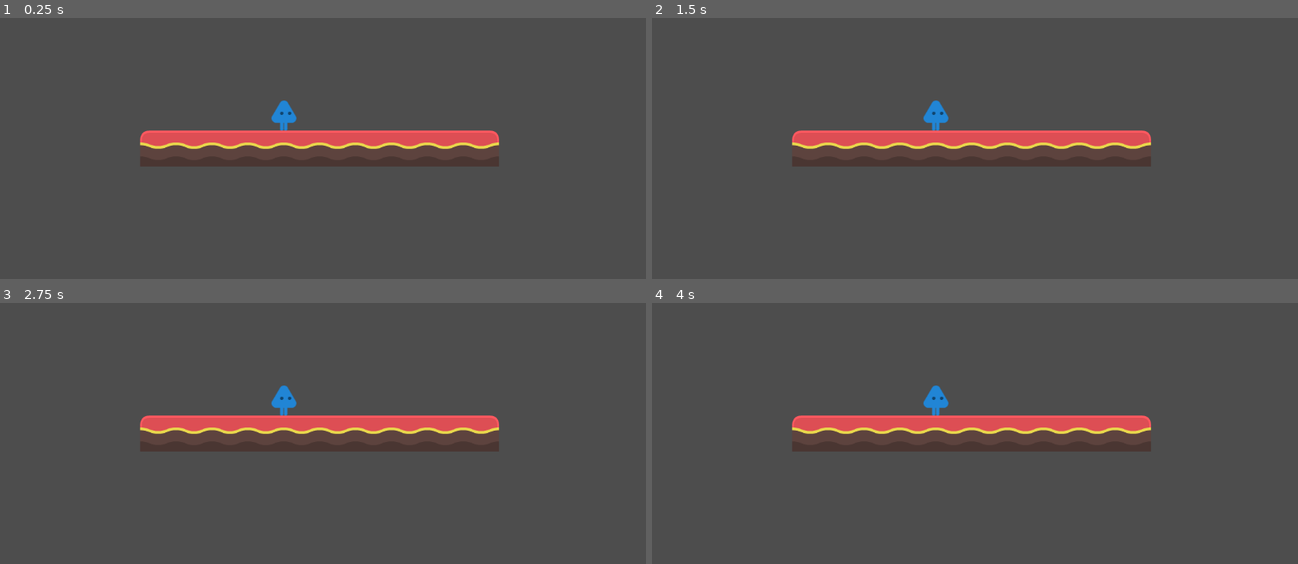
Above: before the commit, frames 1-4 (two rows, left to right).
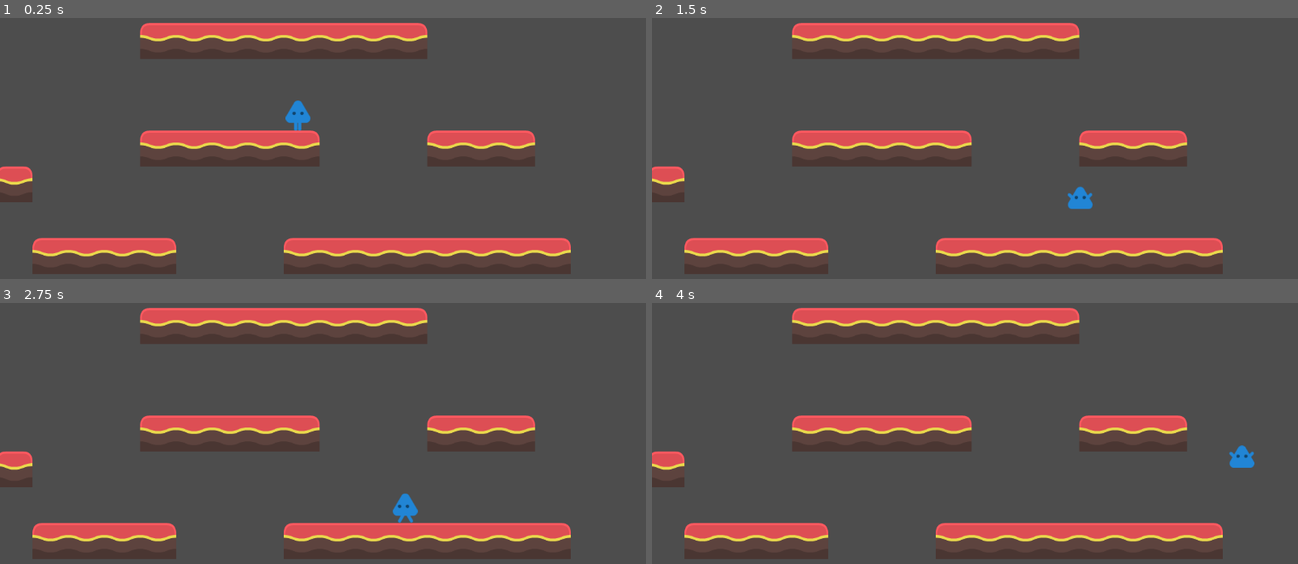
Above: after the commit, the same moments.

Repository: adsuttman/GDTest2
Game: Godot game, scene res://game.tscn
The game is run twice, just before and just after one commit, with the same random seed, the same clock (stepped at 60 frames per second) and the same inputs.
Inputs:
- Up to frame 1 (0.25 s): no input
- Up to frame 2 (1.5 s): tap Enter at 0.5 s; hold D (right, bound only after the commit) from 0.53 s (still down); tap Space (jump, bound only after the commit) at 0.6, 0.77, 1.07, 1.35 s
- Up to frame 3 (2.75 s): tap Space (jump, bound only after the commit) at 1.52, 1.82, 2.1 s; release D (right, bound only after the commit) at 2.03 s; hold A (left, bound only after the commit) from 2.03 s (still down)
- Up to frame 4 (4 s): release A (left, bound only after the commit) at 2.78 s; hold D (right, bound only after the commit) from 2.78 s (still down); tap Space (jump, bound only after the commit) at 2.85, 3.02, 3.32, 3.6, 3.77 s

The runs differ from the first frame. In frame 1, 13% of the frame differs, in the area x 0-89%, y 1-98%; in frame 2, 14%; in frame 3, 14%; in frame 4, 14%.

Commit message:
added state machine to manage player movement and organized files

Diff:
--- /dev/null
+++ b/Resources/Player/States/idle.gd
@@ -0,0 +1,28 @@
+extends PlayerState
+
+@export var jump_node: NodePath
+@export var fall_node: NodePath
+@export var walk_node: NodePath
+
+@onready var jump_state: PlayerState = get_node(jump_node)
+@onready var fall_state: PlayerState = get_node(fall_node)
+@onready var walk_state: PlayerState = get_node(walk_node)
+
+func enter() -> void:
+	player.change_animation(animation_name)
+	player.velocity.x = 0
+
+func input(event: InputEvent) -> BaseState:
+	if Input.is_action_just_pressed("left") or Input.is_action_just_pressed("right"):
+		return walk_state
+	elif Input.is_action_just_pressed("jump"):
+		return jump_state
+	return null
+
+func physics_process(delta: float) -> BaseState:
+	player.velocity.y += player.gravity
+	player.move_and_slide()
+
+	if !player.is_on_floor():
+		return fall_state
+	return null
--- /dev/null
+++ b/Resources/Player/States/player_state.gd
@@ -0,0 +1,14 @@
+extends BaseState
+class_name PlayerState
+
+@export var animation_name: String
+var player: Player
+
+func input(event:InputEvent) -> BaseState:
+	return null
+
+func process(delta: float) -> BaseState:
+	return null
+
+func physics_process(delta: float) -> BaseState:
+	return null
--- /dev/null
+++ b/Resources/Player/States/walk.gd
@@ -0,0 +1,45 @@
+extends PlayerState
+
+@export var walk_speed: float = 200
+
+@export var jump_node: NodePath
+@export var fall_node: NodePath
+@export var idle_node: NodePath
+
+@onready var jump_state: PlayerState = get_node(jump_node)
+@onready var fall_state: PlayerState = get_node(fall_node)
+@onready var idle_state: PlayerState = get_node(idle_node)
+
+func enter() -> void:
+	player.change_animation(animation_name)
+
+func input(event: InputEvent) -> BaseState:
+	if Input.is_action_just_pressed("jump"):
+		return jump_state
+	return null
+
+func physics_process(delta: float) -> BaseState:
+	if !player.is_on_floor():
+		return fall_state
+
+	var move = get_movement_input()
+	if move < 0:
+		player.animations.flip_h = true
+	elif move > 0:
+		player.animations.flip_h = false
+
+	player.velocity.y += player.gravity
+	player.velocity.x = move * walk_speed
+	player.move_and_slide()
+
+	if move == 0:
+		return idle_state
+
+	return null
+
+func get_movement_input() -> int:
+	if Input.is_action_pressed("left"):
+		return -1
+	elif Input.is_action_pressed("right"):
+		return 1
+	return 0
--- /dev/null
+++ b/Resources/Player/fall.gd
@@ -0,0 +1,32 @@
+extends PlayerState
+
+@export var walk_speed: float = 100
+
+@export var idle_node: NodePath
+@export var walk_node: NodePath
+
+@onready var idle_state: PlayerState = get_node(idle_node)
+@onready var walk_state: PlayerState = get_node(walk_node)
+
+func enter() -> void:
+	player.change_animation(animation_name)
+
+func physics_process(delta: float) -> BaseState:
+	var move = 0
+	if Input.is_action_pressed("left"):
+		move = -1
+		player.animations.flip_h = true
+	elif Input.is_action_pressed("right"):
+		move = 1
+		player.animations.flip_h = false
+
+	player.velocity.x = move * walk_speed
+	player.velocity.y += player.gravity * 3
+	player.move_and_slide()
+
+	if player.is_on_floor():
+		if move != 0:
+			return walk_state
+		else:
+			return idle_state
+	return null
--- /dev/null
+++ b/Resources/Player/jump.gd
@@ -0,0 +1,38 @@
+extends PlayerState
+
+@export var jump_force: float = 300
+@export var walk_speed: float = 100
+
+@export var idle_node: NodePath
+@export var walk_node: NodePath
+@export var fall_node: NodePath
+
+@onready var idle_state: PlayerState = get_node(idle_node)
+@onready var walk_state: PlayerState = get_node(walk_node)
+@onready var fall_state: PlayerState = get_node(fall_node)
+
+func enter() -> void:
+	player.change_animation(animation_name)
+	player.velocity.y = -jump_force
+
+func physics_process(delta: float) -> BaseState:
+	var move = 0
+	if Input.is_action_pressed("left"):
+		move = -1
+		player.animations.flip_h = true
+	elif Input.is_action_pressed("right"):
+		move = 1
+		player.animations.flip_h = false
+
+	player.velocity.x = move * walk_speed
+	player.velocity.y += player.gravity
+	player.move_and_slide()
+
+	if player.velocity.y > 0 or Input.is_action_just_released("jump"):
+		return fall_state
+
+	if player.is_on_floor():
+		if move != 0:
+			return walk_state
+		return idle_state
+	return null
--- /dev/null
+++ b/Resources/Player/player_character.gd
@@ -0,0 +1,22 @@
+extends CharacterBody2D
+class_name Player
+
+@export var gravity: int = 6
+
+@onready var animations: AnimatedSprite2D = $Animations
+@onready var states = $StateManager
+
+func _ready() -> void:
+	states.init(self)
+
+func _unhandled_input(event: InputEvent) -> void:
+	states.input(event)
+
+func _physics_process(delta: float) -> void:
+	states.physics_process(delta)
+
+func _process(delta: float) -> void:
+	states.process(delta)
+
+func change_animation(animation :String) -> void:
+	animations.play(animation)
--- /dev/null
+++ b/Resources/Player/player_character.tscn
@@ -0,0 +1,110 @@
+[gd_scene load_steps=16 format=3 uid="uid://7m2135fgxlxm"]
+
+[ext_resource type="Script" path="res://Resources/Player/player_character.gd" id="1_dimdi"]
+[ext_resource type="Texture2D" uid="uid://cns82dfp6mcpm" path="res://Resources/Player/Sprites/playerBlue_up3.png" id="2_b5bwj"]
+[ext_resource type="Texture2D" uid="uid://xbrx670wtm5b" path="res://Resources/Player/Sprites/playerBlue_stand.png" id="2_s8sje"]
+[ext_resource type="Texture2D" uid="uid://m0ain3kn2su0" path="res://Resources/Player/Sprites/playerBlue_swim1.png" id="4_8i4w5"]
+[ext_resource type="Texture2D" uid="uid://yt1abprkdds8" path="res://Resources/Player/Sprites/playerBlue_swim2.png" id="5_nm3bn"]
+[ext_resource type="Texture2D" uid="uid://crf6p66lehv84" path="res://Resources/Player/Sprites/playerBlue_walk1.png" id="5_owq7o"]
+[ext_resource type="Texture2D" uid="uid://cvwuvhtdv33ot" path="res://Resources/Player/Sprites/playerBlue_walk2.png" id="6_kxwm3"]
+[ext_resource type="Texture2D" uid="uid://b5hw02wuc2jmm" path="res://Resources/Player/Sprites/playerBlue_walk3.png" id="7_1c1kd"]
+[ext_resource type="Script" path="res://Resources/Player/player_state_manager.gd" id="7_1lk68"]
+[ext_resource type="Script" path="res://Resources/Player/States/idle.gd" id="8_sjseq"]
+[ext_resource type="Script" path="res://Resources/Player/States/walk.gd" id="9_a4h2m"]
+[ext_resource type="Script" path="res://Resources/Player/fall.gd" id="11_b8dos"]
+[ext_resource type="Script" path="res://Resources/Player/jump.gd" id="12_00s13"]
+
+[sub_resource type="SpriteFrames" id="SpriteFrames_8q33r"]
+animations = [{
+"frames": [{
+"duration": 1.0,
+"texture": ExtResource("2_b5bwj")
+}],
+"loop": true,
+"name": &"fall",
+"speed": 5.0
+}, {
+"frames": [{
+"duration": 1.0,
+"texture": ExtResource("2_s8sje")
+}, {
+"duration": 1.0,
+"texture": ExtResource("2_s8sje")
+}],
+"loop": true,
+"name": &"idle",
+"speed": 4.0
+}, {
+"frames": [{
+"duration": 1.0,
+"texture": ExtResource("4_8i4w5")
+}, {
+"duration": 1.0,
+"texture": ExtResource("5_nm3bn")
+}],
+"loop": true,
+"name": &"jump",
+"speed": 5.0
+}, {
+"frames": [{
+"duration": 1.1,
+"texture": ExtResource("5_owq7o")
+}, {
+"duration": 0.8,
+"texture": ExtResource("6_kxwm3")
+}, {
+"duration": 1.1,
+"texture": ExtResource("7_1c1kd")
+}],
+"loop": true,
+"name": &"walk",
+"speed": 9.0
+}]
+
+[sub_resource type="CapsuleShape2D" id="CapsuleShape2D_am3o8"]
+radius = 17.0
+height = 54.0
+
+[node name="PlayerCharacter" type="CharacterBody2D"]
+script = ExtResource("1_dimdi")
+
+[node name="Animations" type="AnimatedSprite2D" parent="."]
+sprite_frames = SubResource("SpriteFrames_8q33r")
+animation = &"jump"
+
+[node name="CollisionShape2D" type="CollisionShape2D" parent="."]
+shape = SubResource("CapsuleShape2D_am3o8")
+
+[node name="StateManager" type="Node" parent="."]
+script = ExtResource("7_1lk68")
+starting_state = NodePath("Idle")
+
+[node name="Idle" type="Node" parent="StateManager"]
+script = ExtResource("8_sjseq")
+jump_node = NodePath("../Jump")
+fall_node = NodePath("../Fall")
+walk_node = NodePath("../Walk")
+animation_name = "idle"
+
+[node name="Walk" type="Node" parent="StateManager"]
+script = ExtResource("9_a4h2m")
+jump_node = NodePath("../Jump")
+fall_node = NodePath("../Fall")
+idle_node = NodePath("../Idle")
+animation_name = "walk"
+
+[node name="Fall" type="Node" parent="StateManager"]
+script = ExtResource("11_b8dos")
+walk_speed = 300.0
+idle_node = NodePath("../Idle")
+walk_node = NodePath("../Walk")
+animation_name = "fall"
+
+[node name="Jump" type="Node" parent="StateManager"]
+script = ExtResource("12_00s13")
+jump_force = 400.0
+walk_speed = 300.0
+idle_node = NodePath("../Idle")
+walk_node = NodePath("../Walk")
+fall_node = NodePath("../Fall")
+animation_name = "jump"
--- /dev/null
+++ b/Resources/Player/player_state_manager.gd
@@ -0,0 +1,31 @@
+extends Node
+
+@export var starting_state: NodePath
+
+var current_state: PlayerState
+
+func change_state(new_state: PlayerState) -> void:
+	if current_state:
+		current_state.exit()
+	current_state = new_state
+	current_state.enter()
+
+func init(player: Player) -> void:
+	for child in get_children():
+		child.player = player
+	change_state(get_node(starting_state))
+
+func physics_process(delta: float) -> void:
+	var new_state = current_state.physics_process(delta)
+	if new_state:
+		change_state(new_state)
+
+func input(event: InputEvent) -> void:
+	var new_state = current_state.input(event)
+	if new_state:
+		change_state(new_state)
+
+func process(delta: float) -> void:
+	var new_state = current_state.process(delta)
+	if new_state:
+		change_state(new_state)
--- /dev/null
+++ b/base_state.gd
@@ -0,0 +1,17 @@
+extends Node
+class_name BaseState
+
+func enter() -> void:
+	pass
+
+func exit() -> void:
+	pass
+
+func input(event:InputEvent) -> BaseState:
+	return null
+
+func process(delta: float) -> BaseState:
+	return null
+
+func physics_process(delta: float) -> BaseState:
+	return null
--- a/game.tscn
+++ b/game.tscn
@@ -1,7 +1,7 @@
 [gd_scene load_steps=3 format=3 uid="uid://c71rx8aoybweb"]
 
 [ext_resource type="PackedScene" uid="uid://ta8l2trtluv3" path="res://tile_map.tscn" id="1_3fcqx"]
-[ext_resource type="PackedScene" uid="uid://csgt4cba7ropy" path="res://player_character.tscn" id="2_40r3b"]
+[ext_resource type="PackedScene" uid="uid://7m2135fgxlxm" path="res://Resources/Player/player_character.tscn" id="2_nfiht"]
 
 [node name="Game" type="Node2D"]
 position = Vector2(506, 331)
@@ -9,7 +9,9 @@
 [node name="TestLevel" type="Node2D" parent="."]
 
 [node name="TileMap" parent="TestLevel" instance=ExtResource("1_3fcqx")]
-layer_1/tile_data = PackedInt32Array(65532, 65536, 0, 65533, 131072, 0, 65534, 131072, 0, 65535, 131072, 0, 0, 131072, 0, 1, 131072, 0, 2, 131072, 0, 3, 131072, 0, 4, 131072, 0, 5, 196608, 0)
+layer_0/name = "foreground"
+layer_0/tile_data = PackedInt32Array(65532, 65536, 0, 65533, 131072, 0, 65534, 131072, 0, 65535, 131072, 0, 0, 196608, 0, -196608, 131072, 0, -131073, 131072, 0, -131074, 131072, 0, -131075, 131072, 0, -131076, 65536, 0, 262137, 65536, 0, 262138, 131072, 0, 262139, 131072, 0, 196608, 65536, 0, 196609, 131072, 0, 196610, 131072, 0, 196611, 131072, 0, 196612, 131072, 0, 196613, 131072, 0, 196614, 131072, 0, 196615, 196608, 0, 262140, 196608, 0, 4, 65536, 0, 5, 131072, 0, 6, 196608, 0, -196605, 196608, 0, -196606, 131072, 0, -196607, 131072, 0, 131064, 262144, 0)
+layer_1/name = "background"
 
-[node name="PlayerCharacter" parent="." instance=ExtResource("2_40r3b")]
-position = Vector2(1, -27)
+[node name="PlayerCharacter" parent="." instance=ExtResource("2_nfiht")]
+position = Vector2(26, -26)
--- a/project.godot
+++ b/project.godot
@@ -14,3 +14,32 @@
 run/main_scene="res://game.tscn"
 config/features=PackedStringArray("4.0", "Forward Plus")
 config/icon="res://icon.svg"
+
+[input]
+
+left={
+"deadzone": 0.5,
+"events": [Object(InputEventKey,"resource_local_to_scene":false,"resource_name":"","device":-1,"window_id":0,"alt_pressed":false,"shift_pressed":false,"ctrl_pressed":false,"meta_pressed":false,"pressed":false,"keycode":0,"physical_keycode":65,"key_label":0,"unicode":97,"echo":false,"script":null)
+]
+}
+right={
+"deadzone": 0.5,
+"events": [Object(InputEventKey,"resource_local_to_scene":false,"resource_name":"","device":-1,"window_id":0,"alt_pressed":false,"shift_pressed":false,"ctrl_pressed":false,"meta_pressed":false,"pressed":false,"keycode":0,"physical_keycode":68,"key_label":0,"unicode":100,"echo":false,"script":null)
+]
+}
+up={
+"deadzone": 0.5,
+"events": [Object(InputEventKey,"resource_local_to_scene":false,"resource_name":"","device":-1,"window_id":0,"alt_pressed":false,"shift_pressed":false,"ctrl_pressed":false,"meta_pressed":false,"pressed":false,"keycode":0,"physical_keycode":87,"key_label":0,"unicode":119,"echo":false,"script":null)
+]
+}
+down={
+"deadzone": 0.5,
+"events": [Object(InputEventKey,"resource_local_to_scene":false,"resource_name":"","device":-1,"window_id":0,"alt_pressed":false,"shift_pressed":false,"ctrl_pressed":false,"meta_pressed":false,"pressed":false,"keycode":0,"physical_keycode":83,"key_label":0,"unicode":115,"echo":false,"script":null)
+]
+}
+jump={
+"deadzone": 0.5,
+"events": [Object(InputEventKey,"resource_local_to_scene":false,"resource_name":"","device":-1,"window_id":0,"alt_pressed":false,"shift_pressed":false,"ctrl_pressed":false,"meta_pressed":false,"pressed":false,"keycode":0,"physical_keycode":32,"key_label":0,"unicode":32,"echo":false,"script":null)
+, Object(InputEventKey,"resource_local_to_scene":false,"resource_name":"","device":-1,"window_id":0,"alt_pressed":false,"shift_pressed":false,"ctrl_pressed":false,"meta_pressed":false,"pressed":false,"keycode":0,"physical_keycode":87,"key_label":0,"unicode":119,"echo":false,"script":null)
+]
+}
Renamed: Resources/Player/playerBlue_dead.png -> Resources/Player/Sprites/playerBlue_dead.png
Not shown, changed: Resources/Player/Sprites/playerBlue_dead.png.import
Renamed: Resources/Player/playerBlue_duck.png -> Resources/Player/Sprites/playerBlue_duck.png
Not shown, changed: Resources/Player/Sprites/playerBlue_duck.png.import
Renamed: Resources/Player/playerBlue_fall.png -> Resources/Player/Sprites/playerBlue_fall.png
Not shown, changed: Resources/Player/Sprites/playerBlue_fall.png.import
Renamed: Resources/Player/playerBlue_hit.png -> Resources/Player/Sprites/playerBlue_hit.png
Not shown, changed: Resources/Player/Sprites/playerBlue_hit.png.import
Renamed: Resources/Player/playerBlue_roll.png -> Resources/Player/Sprites/playerBlue_roll.png
Not shown, changed: Resources/Player/Sprites/playerBlue_roll.png.import
Renamed: Resources/Player/playerBlue_stand.png -> Resources/Player/Sprites/playerBlue_stand.png
Not shown, changed: Resources/Player/Sprites/playerBlue_stand.png.import
(and 24 more such lines)
